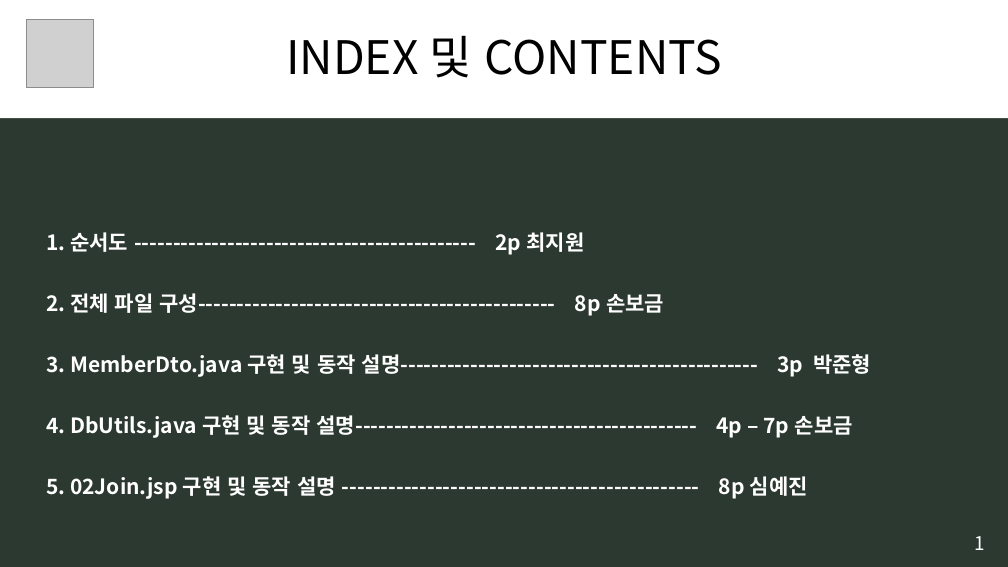
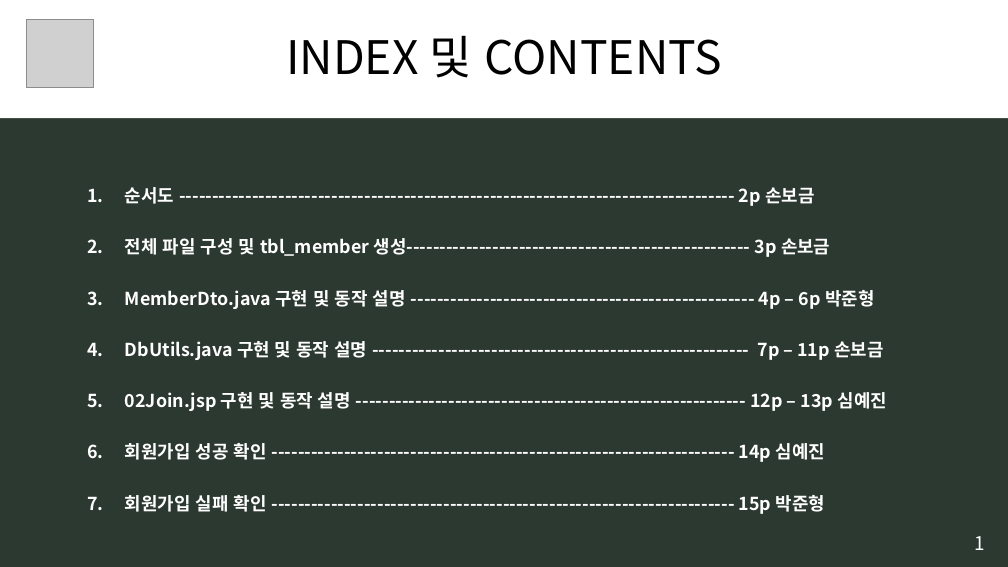
Before and after one commit to B735244/Bigdata_UI_Bogeum, a slide deck: slide 2 of 0. 모듈시험자료/[모듈] 7. 서버프로그램 구현.pptx. Drawn at 1008x567 pixels with LibreOffice and Linux fonts; fonts in the diff are those of the drawing; grey boxes stand for pictures. Boxes give left, top, right and bottom in pixels: in the first picture for what was removed or moved away, otherwise in the second. Text is boxed around its words. In the diff, an @@ line names an element or a change of style, - is before the commit and + after.

```diff
--- a/0. 모듈시험자료/[모듈] 7. 서버프로그램 구현.pptx
+++ b/0. 모듈시험자료/[모듈] 7. 서버프로그램 구현.pptx
@@ text at box(125, 187, 887, 514): text changed; size 20 to 17 pt @@
-1. 순서도 -------------------------------------------- 2p 최지원
-2. 전체 파일 구성---------------------------------------------- 8p 손보금
-3. MemberDto.java 구현 및 동작 설명---------------------------------------------- 3p 박준형
-4. DbUtils.java 구현 및 동작 설명-------------------------------------------- 4p – 7p 손보금
-5. 02Join.jsp 구현 및 동작 설명 ---------------------------------------------- 8p 심예진
+1. 순서도 ------------------------------------------------------------------------------------ 2p 손보금
+2. 전체 파일 구성 및 tbl_member 생성---------------------------------------------------- 3p 손보금
+3. MemberDto.java 구현 및 동작 설명 ---------------------------------------------------- 4p – 6p 박준형
+4. DbUtils.java 구현 및 동작 설명 --------------------------------------------------------- 7p – 11p 손보금
+5. 02Join.jsp 구현 및 동작 설명 ----------------------------------------------------------- 12p – 13p 심예진
+6. 회원가입 성공 확인 ---------------------------------------------------------------------- 14p 심예진
+7. 회원가입 실패 확인 ---------------------------------------------------------------------- 15p 박준형
```
Also in this commit, not shown: 9 other slides changed, 7 slides added, 14 other files.
